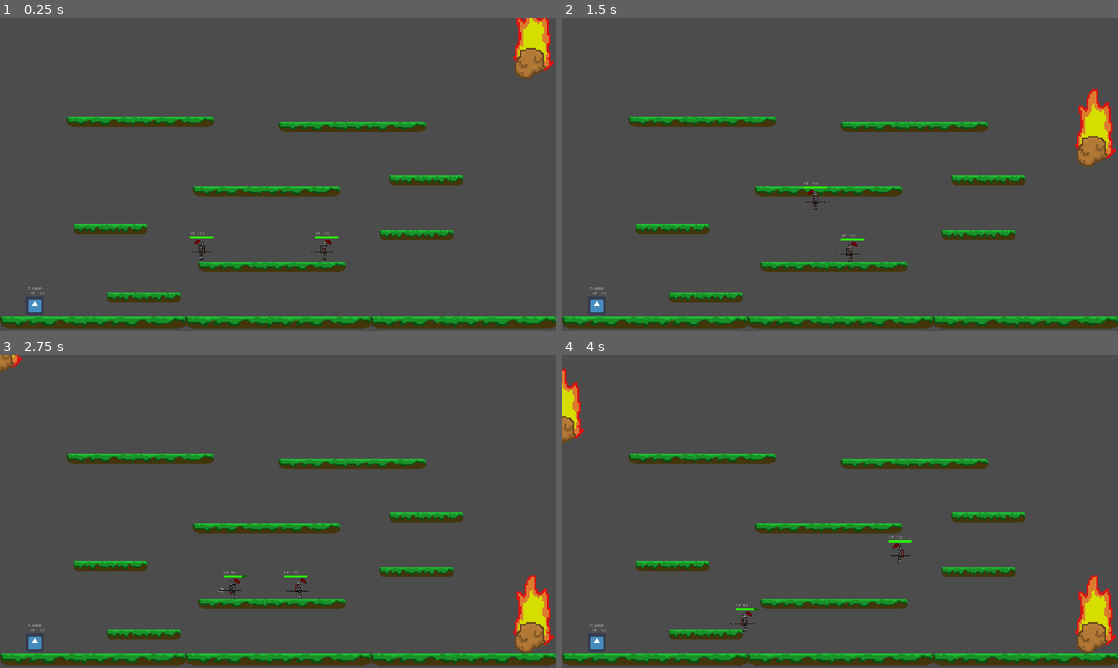
Above: before the commit, frames 1-4 (two rows, left to right).
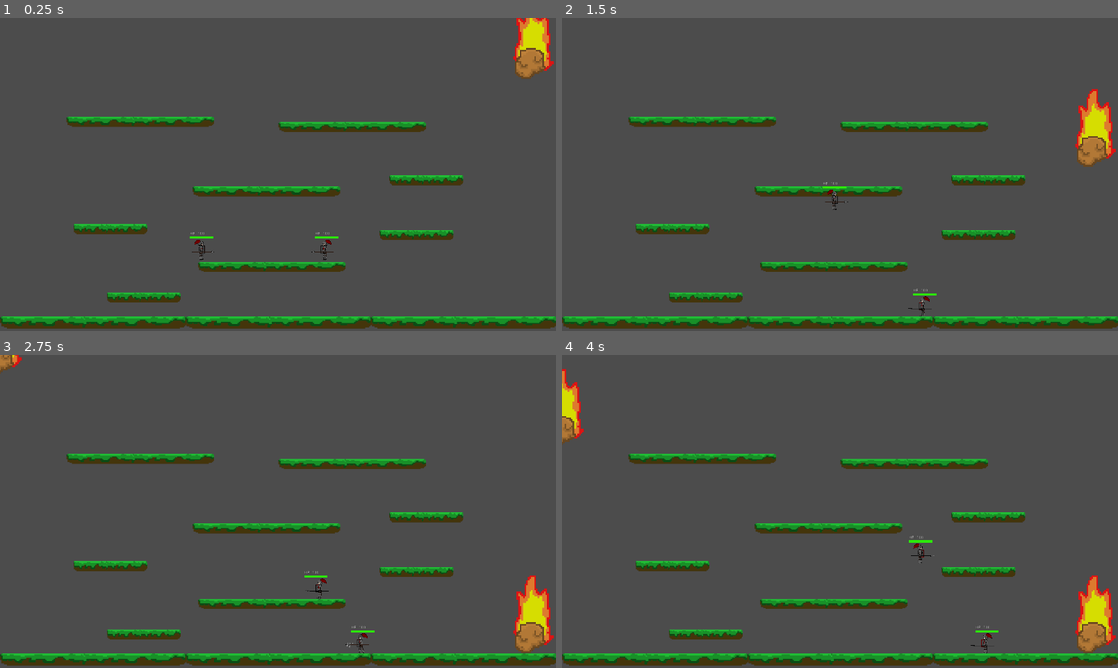
Above: after the commit, the same moments.

Repository: nicoletti-edu/Castle-Raiders
Game: Godot game, scene res://Node2D.tscn
Same seed, same stepped clock (60 frames per second), same inputs: the game is played once before the commit and once after it. The engine's default icon, where the game draws it, is replaced by a stand-in: a white triangle on a blue panel in a dark square.
Inputs:
- Up to frame 1 (0.25 s): no input
- Up to frame 2 (1.5 s): tap Enter (P2 dash) at 0.5 s; hold H (P1 attack) 0.53-1.28 s; hold D (P1 right) from 0.53 s (still down); tap W (P1 up) at 0.77 s; tap G (P1 dash) at 0.8, 1.35 s
- Up to frame 3 (2.75 s): tap W (P1 up) at 1.52 s; tap J (P1 strong attack) at 1.55 s; release D (P1 right) at 2.03 s; hold A (P1 left) from 2.03 s (still down); hold J (P1 strong attack) from 2.03 s (still down); tap Shift (P2 attack) at 2.3 s
- Up to frame 4 (4 s): release A (P1 left) at 2.78 s; release J (P1 strong attack) at 2.78 s; hold D (P1 right) from 2.78 s (still down); tap Shift (P2 attack) at 2.85 s; tap W (P1 up) at 3.02, 3.77 s; tap Enter (P2 dash) at 3.05, 3.6 s; hold Ctrl (P2 strong attack) from 3.53 s (still down)

The runs differ from the first frame. In frame 1, 0.1% of the frame differs, in the area x 5-8%, y 86-94%; in frame 2, 0.4%, in the area x 5-68%, y 52-96%; in frame 3, 0.4%; in frame 4, 0.4%.

Commit message:
Timers fix

Diff:
--- a/KinematicBody2D.gd
+++ b/KinematicBody2D.gd
@@ -8,19 +8,48 @@
 export var hp = 100
 export var damage = 10
 export var strong_damage = 20
-export var attack_cooldown = 500 #ms
-export var dash_cooldown = 1000 #ms
+
+# FLAGS
 
 #looking 1 = right 0 = left
+var looking = 1
+
 var blocking = 0
+
+var attack_timer = null
+var can_attack = true
+var attack_timer_delay = 0.5
+
+var dash_timer = null
+var dash_timer_delay = 2
+var can_dash = true
+
+var i_frame = 0
+
 var fric = 5
-var looking = 0
-var attacking = 0
-var dashing = 0
 var velocity = Vector2()
-var next_dash_time = 0
-var next_attack_time = 0
 
+func _ready():
+	attack_timer = Timer.new()
+	attack_timer.set_one_shot(true)
+	attack_timer.set_wait_time(attack_timer_delay)
+	attack_timer.connect("timeout",self,"on_attack")
+
+	dash_timer = Timer.new()
+	dash_timer.set_one_shot(true)
+	dash_timer.set_wait_time(attack_timer_delay)
+	dash_timer.connect("timeout",self,"on_dash")
+
+	add_child(attack_timer)
+	add_child(dash_timer)
+
+func on_attack():
+	can_attack = true
+
+func on_dash():
+	can_dash = true
+
+#Slows the character down
 func friction():
 	if( velocity.x > 0):
 		velocity.x -= fric
@@ -58,8 +87,6 @@
 
 func get_input():
 
-
-	#Verifica o chão pra pular
 	if is_on_floor() and Input.is_action_just_pressed("ui_up"):
 		velocity.y = jump_speed
 
@@ -75,65 +102,63 @@
 			looking = 0
 			turn()
 
-	if Input.is_action_just_pressed("P2 dash"):
-		if(!is_on_floor() && dashing == 0 ):
-			var now = OS.get_ticks_msec()
-			if now >= next_dash_time:
-				dashing = 1
+	if Input.is_action_just_pressed("P2 dash") && can_dash:
+		if(!is_on_floor()):
+			#Counts between the time now and the next dash
 				velocity.x = velocity.x*2
-				next_dash_time = now + dash_cooldown
+				can_dash = false
+				dash_timer.start()
+
 		elif(is_on_floor()):
-			var now = OS.get_ticks_msec()
-			if now >= next_dash_time:
 				if(looking == 1):
 					velocity.x = velocity.x + 300
 				if(looking == 0):
 					velocity.x = velocity.x - 300
-				next_dash_time = now + dash_cooldown
+
 
 	if Input.is_action_pressed('P2 block'):
 		blocking = 1
 
-	if Input.is_action_pressed('P2 attack'):
-		attacking = 1
-		var now = OS.get_ticks_msec()
-		if now >= next_attack_time:
-			var target = $ataque_fraco.get_collider()
-			$AnimatedSprite.set_frame(0)
-			$AnimatedSprite.play("weak attack")
-			if target != null:
-#				if target.name.find("Player") >= 0:
-					target.hit(damage,get_global_position())
-			next_attack_time = now + attack_cooldown
+	if Input.is_action_pressed('P2 attack') && can_attack:
+		#Play Animation
+		$AnimatedSprite.set_frame(0)
+		$AnimatedSprite.play("weak attack")
 
-	if Input.is_action_pressed('P2 strong attack'):
-		attacking = 1
-		var now = OS.get_ticks_msec()
-		if now >= next_attack_time:
-			var target = $ataque_forte.get_collider()
-			if target != null:
-					target.hit(strong_damage,get_global_position())
-			next_attack_time = now + attack_cooldown
+		var target = $ataque_fraco.get_collider()
+		if target != null:
+				target.hit(damage,get_global_position())
 
-func _physics_process(delta):
+		can_attack = false
+		attack_timer.start()
 
+	if Input.is_action_pressed('P2 strong attack') && can_attack:
+		var target = $ataque_forte.get_collider()
+		if target != null:
+				target.hit(strong_damage,get_global_position())
+
+		can_attack = false
+		attack_timer.start()
+
+func _process(delta):
+	#Resets blocking
 	blocking = 0
+
+	#Updates HP bar
 	get_node("HP").text = "HP: {hp}".format({"hp":hp})
 	get_node("Barra Vida").value = hp
-	if(is_on_floor()):
-		dashing = 0
 
-	friction()
-
-	velocity.y += gravity * delta
-
-#	Codigo da animação vvvvvvv
+	#	Codigo da animação vvvvvvv
 
 #	if Input.is_action_pressed("ui_right") or Input.is_action_pressed("ui_left"):
 #		$AnimatedSprite.play("run")
 #	else:
 #		$AnimatedSprite.stop()
 
+
+func _physics_process(delta):
+	friction()
+	velocity.y += gravity * delta
+
 	get_input()
 
 #	Calculo do vetor movimento
--- a/Node2D.tscn
+++ b/Node2D.tscn
@@ -1,8 +1,7 @@
-[gd_scene load_steps=6 format=2]
+[gd_scene load_steps=5 format=2]
 
 [ext_resource path="res://Cenario.tscn" type="PackedScene" id=1]
 [ext_resource path="res://Player.tscn" type="PackedScene" id=2]
-[ext_resource path="res://Dummy.tscn" type="PackedScene" id=3]
 [ext_resource path="res://Player2.tscn" type="PackedScene" id=4]
 [ext_resource path="res://Main Menu.tscn" type="PackedScene" id=5]
 
@@ -16,8 +15,5 @@
 [node name="Player1" parent="." instance=ExtResource( 2 )]
 position = Vector2( 696, 768 )
 
-[node name="Dummy" parent="." instance=ExtResource( 3 )]
-position = Vector2( 120, 992 )
-
 [node name="Player2" parent="." instance=ExtResource( 4 )]
 position = Vector2( 1128, 768 )
--- a/Resources/Scripts/KinematicBody2D.gd
+++ b/Resources/Scripts/KinematicBody2D.gd
@@ -8,19 +8,48 @@
 export var hp = 100
 export var damage = 10
 export var strong_damage = 20
-export var attack_cooldown = 500 #ms
-export var dash_cooldown = 1000 #ms
+
+# FLAGS
 
 #looking 1 = right 0 = left
+var looking = 1
+
 var blocking = 0
+
+var attack_timer = null
+var can_attack = true
+var attack_timer_delay = 0.5
+
+var dash_timer = null
+var dash_timer_delay = 1.5
+var can_dash = true
+
+var i_frame = 0
+
 var fric = 5
-var looking = 1
-var attacking = 0
-var dashing = 0
 var velocity = Vector2()
-var next_dash_time = 0
-var next_attack_time = 0
 
+func _ready():
+	attack_timer = Timer.new()
+	attack_timer.set_one_shot(true)
+	attack_timer.set_wait_time(attack_timer_delay)
+	attack_timer.connect("timeout",self,"on_attack")
+
+	dash_timer = Timer.new()
+	dash_timer.set_one_shot(true)
+	dash_timer.set_wait_time(dash_timer_delay)
+	dash_timer.connect("timeout",self,"on_dash")
+
+	add_child(attack_timer)
+	add_child(dash_timer)
+
+func on_attack():
+	can_attack = true
+
+func on_dash():
+	can_dash = true
+
+#Slows the character down
 func friction():
 	if( velocity.x > 0):
 		velocity.x -= fric
@@ -38,11 +67,12 @@
 		velocity.x += max_run_speed * 2
 
 func hit(damage_taken,enemy_pos):
-	if(!blocking):
+	if(!blocking && !i_frame):
 		hp -= damage_taken
 		if(hp<0):
 			hp = 0
-	knockback(enemy_pos)
+	if(!i_frame):
+		knockback(enemy_pos)
 
 func deb():
 	var text = "Position[ x: {position_x}, y: {position_y} ]\nVelocity[ x: {velocity_x} , y: {velocity_y} ]\n\n".format({"position_x":get_position().x, "position_y":get_position().y, "velocity_x": velocity.x, "velocity_y":velocity.y})
@@ -62,10 +92,11 @@
 
 func get_input():
 
-
-	#Verifica o chão pra pular
 	if is_on_floor() and Input.is_action_just_pressed('P1 up'):
 		velocity.y = jump_speed
+
+	if Input.is_action_pressed("P1 test"):
+		i_frame = 1
 
 	if Input.is_action_pressed("P1 right"):
 		velocity.x += run_speed
@@ -79,67 +110,59 @@
 			looking = 0
 			turn()
 
-	if Input.is_action_just_pressed("P1 dash"):
-		if(!is_on_floor() && dashing == 0 ):
-			var now = OS.get_ticks_msec()
-			if now >= next_dash_time:
-				dashing = 1
-				velocity.x = velocity.x*2
-				next_dash_time = now + dash_cooldown
-		elif(is_on_floor()):
-			var now = OS.get_ticks_msec()
-			if now >= next_dash_time:
-				if(looking == 1):
-					velocity.x = velocity.x + 300
-				if(looking == 0):
-					velocity.x = velocity.x - 300
-				next_dash_time = now + dash_cooldown
+	if Input.is_action_just_pressed("P1 dash") && can_dash:
+		if(looking == 1):
+			velocity.x = velocity.x + 300
+		if(looking == 0):
+			velocity.x = velocity.x - 300
+		can_dash = false
+		dash_timer.start()
+
 
 	if Input.is_action_pressed('P1 block'):
 		blocking = 1
 
-	if Input.is_action_pressed('P1 attack'):
-		attacking = 1
-		var now = OS.get_ticks_msec()
-		if now >= next_attack_time:
-			$AnimatedSprite.set_frame(0)
-			$AnimatedSprite.play("weak attack")
-			var target = $ataque_fraco.get_collider()
-			if target != null:
-#				if target.name.find("Player2") >= 0:
-					target.hit(damage,get_global_position())
-			next_attack_time = now + attack_cooldown
+	if Input.is_action_pressed('P1 attack') && can_attack:
+		#Play Animation
+		$AnimatedSprite.set_frame(0)
+		$AnimatedSprite.play("weak attack")
 
-	if Input.is_action_pressed('P1 strong attack'):
-		attacking = 1
-		var now = OS.get_ticks_msec()
-		if now >= next_attack_time:
-			var target = $ataque_forte.get_collider()
-			if target != null:
-					target.hit(strong_damage,get_global_position())
-			next_attack_time = now + attack_cooldown
+		var target = $ataque_fraco.get_collider()
+		if target != null:
+				target.hit(damage,get_global_position())
 
-func _physics_process(delta):
+		can_attack = false
+		attack_timer.start()
 
+	if Input.is_action_pressed('P1 strong attack') && can_attack:
+		var target = $ataque_forte.get_collider()
+		if target != null:
+				target.hit(strong_damage,get_global_position())
+
+		can_attack = false
+		attack_timer.start()
+
+func _process(delta):
+	deb()
+
+	#Resets blocking
 	blocking = 0
 
+	#Updates HP bar
 	get_node("HP").text = "HP: {hp}".format({"hp":hp})
 	get_node("Barra Vida").value = hp
-	if(is_on_floor()):
-		dashing = 0
 
-	friction()
-
-	deb()
-	velocity.y += gravity * delta
-
-#	Codigo da animação vvvvvvv
+	#	Codigo da animação vvvvvvv
 
 #	if Input.is_action_pressed("ui_right") or Input.is_action_pressed("ui_left"):
 #		$AnimatedSprite.play("run")
 #	else:
 #		$AnimatedSprite.stop()
 
+func _physics_process(delta):
+	friction()
+	velocity.y += gravity * delta
+
 	get_input()
 
 #	Calculo do vetor movimento
--- a/project.godot
+++ b/project.godot
@@ -84,6 +84,11 @@
 "events": [ Object(InputEventKey,"resource_local_to_scene":false,"resource_name":"","device":0,"alt":false,"shift":false,"control":false,"meta":false,"command":false,"pressed":false,"scancode":75,"unicode":0,"echo":false,"script":null)
  ]
 }
+"P1 test"={
+"deadzone": 0.5,
+"events": [ Object(InputEventKey,"resource_local_to_scene":false,"resource_name":"","device":0,"alt":false,"shift":false,"control":false,"meta":false,"command":false,"pressed":false,"scancode":69,"unicode":0,"echo":false,"script":null)
+ ]
+}
 
 [rendering]
 
Not shown, changed: Resources/Images/plataforma.png.import
